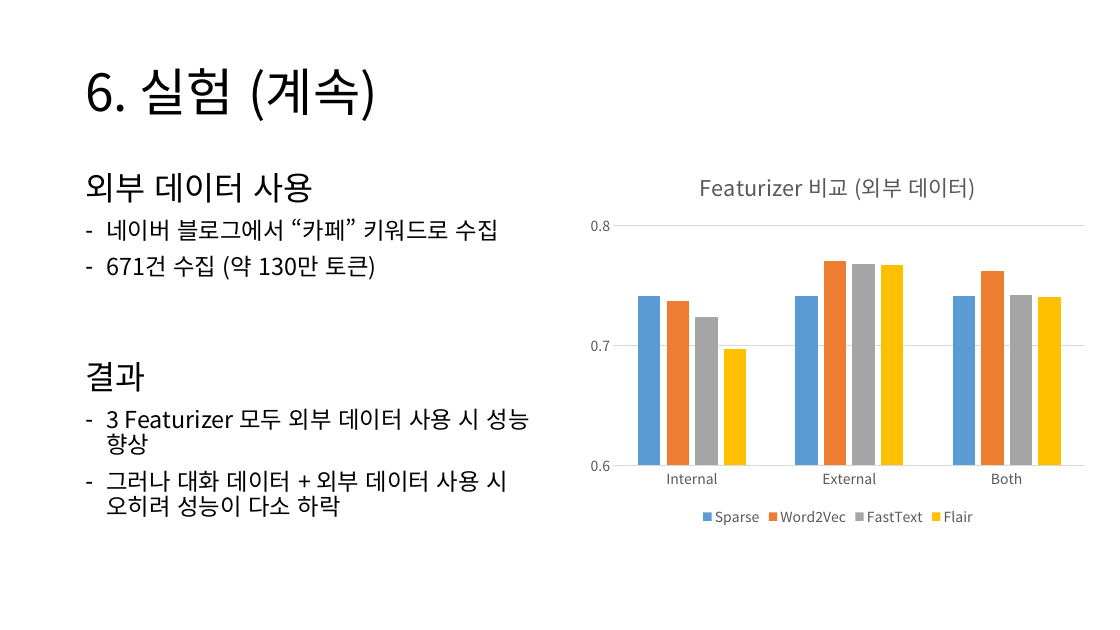
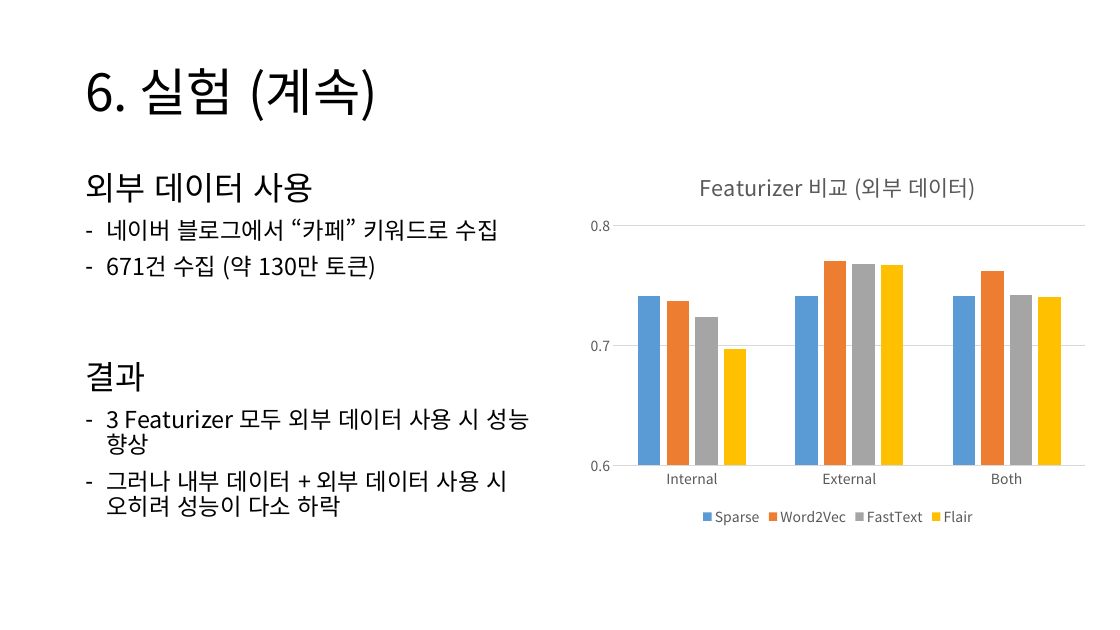
Before and after one commit to yongsun-yoon/chatbot, a slide deck: slide 18 of Rasa custom NLU 모델 개발.pptx. Drawn at 1120x630 pixels with LibreOffice and Linux fonts; fonts in the diff are those of the drawing. Boxes give left, top, right and bottom in pixels: in the first picture for what was removed or moved away, otherwise in the second. Text is boxed around its words. In the diff, an @@ line names an element or a change of style, - is before the commit and + after.

```diff
--- a/Rasa custom NLU 모델 개발.pptx
+++ b/Rasa custom NLU 모델 개발.pptx
@@ text at (106, 470, 507, 517): text changed @@
-– 그러나 대화 데이터 + 외부 데이터 사용 시 오히려 성능이 다소 하락
+– 그러나 내부 데이터 + 외부 데이터 사용 시 오히려 성능이 다소 하락
```
Also in this commit, not shown: 6 other slides changed.
